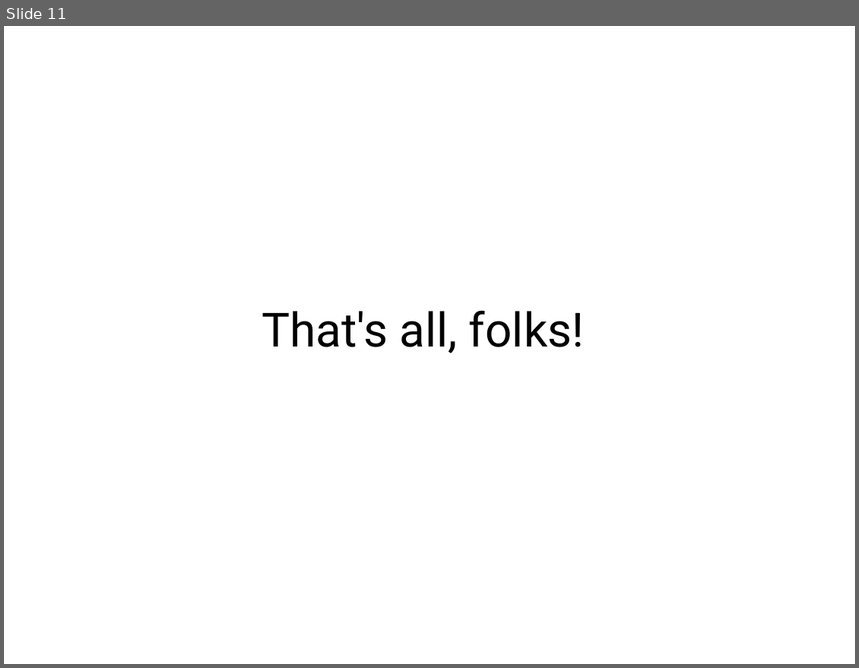
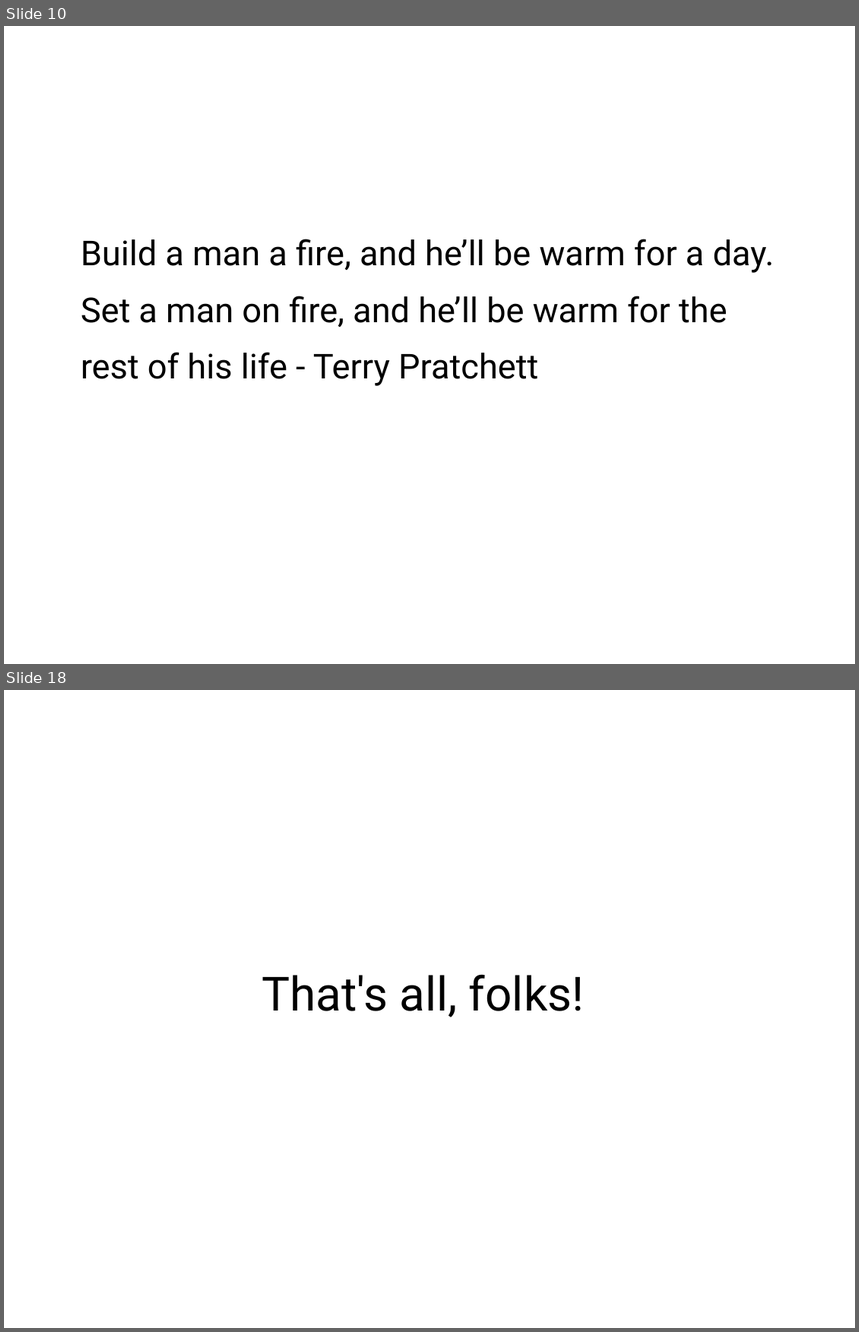
Before and after one commit to erezschatz/Presentation, a slide deck: tools.odp. Shown one above the other, each under a label of ours: slide 11 before the commit, slides 10 and 18 after it; the slides between them are not shown. The pictures are 859x668 and 859x1332 pixels, drawn with LibreOffice and Linux fonts; fonts in the diff are those of the drawing. Boxes give left, top, right and bottom in pixels: in the first picture for what was removed or moved away, otherwise in the second. Text is boxed around its words. In the diff, an @@ line names an element or a change of style, - is before the commit and + after.

```diff
--- a/tools.odp
+++ b/tools.odp
@@ slide 10 added at bbox=[4, 26, 855, 664], background #FFFFFF @@
@@ text added at bbox=[81, 239, 775, 386], 32 pt, text #000000 @@
+Build a man a fire, and he’ll be warm for a day.
+Set a man on fire, and he’ll be warm for the
+rest of his life - Terry Pratchett
@@ what was slide 11 is now slide 18 @@
```
Also in this commit, not shown: 16 other slides added, 10 slides removed, 1 other file.
